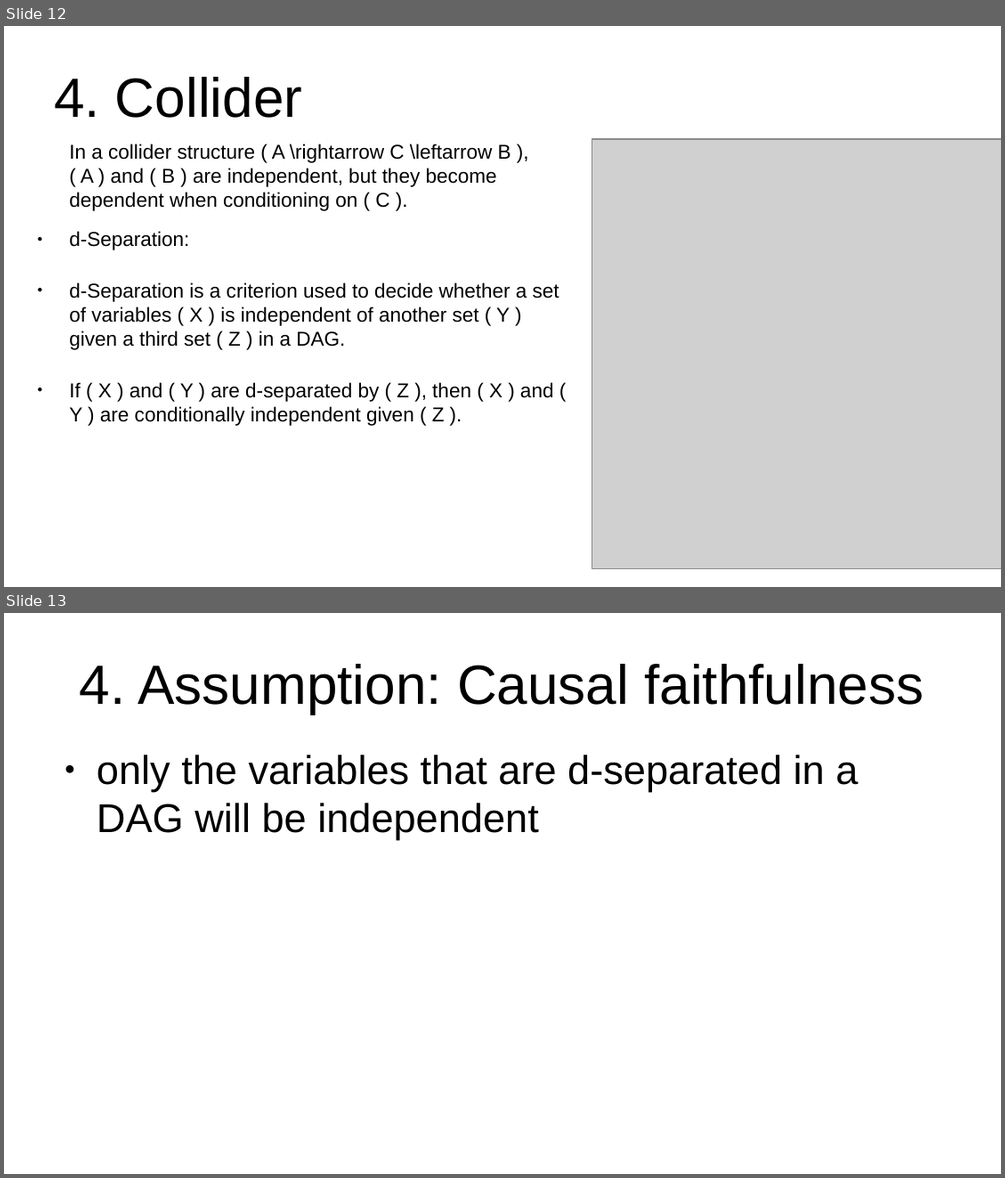
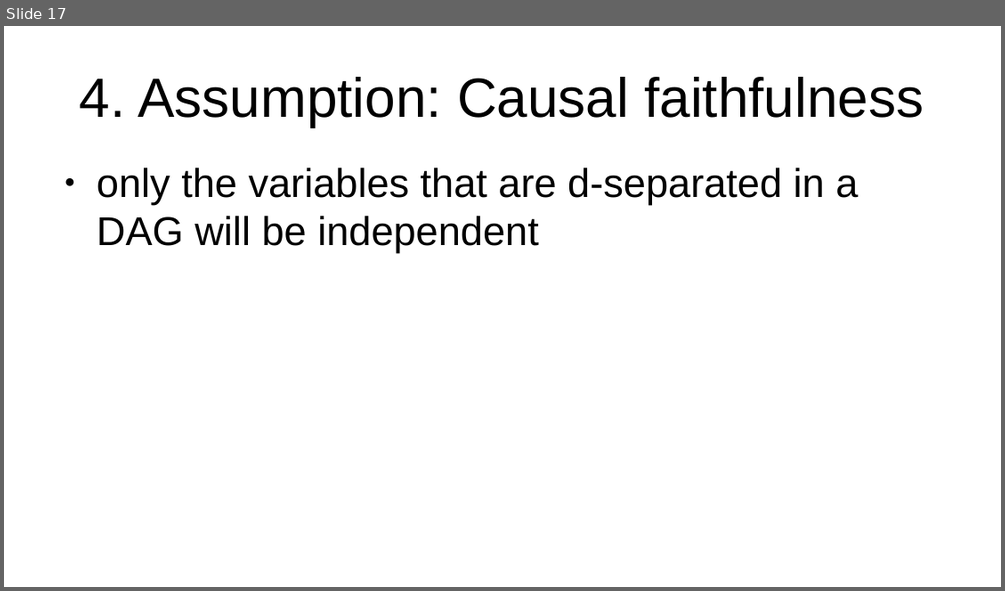
Before and after one commit to emoen/CausalityDiscoveryCrunchDAO, a slide deck: presentation/HIBRAIN_March_25.odp. Shown one above the other, each under a label of ours: slides 12 and 13 before the commit, slide 17 after it. The pictures are 1005x1178 and 1005x591 pixels, drawn with LibreOffice and Linux fonts; fonts in the diff are those of the drawing; grey boxes stand for pictures. Boxes give left, top, right and bottom in pixels: in the first picture for what was removed or moved away, otherwise in the second. Text is boxed around its words. In the diff, an @@ line names an element or a change of style, - is before the commit and + after.

```diff
--- a/presentation/HIBRAIN_March_25.odp
+++ b/presentation/HIBRAIN_March_25.odp
@@ slide 12 removed at <box>4,26,1001,587</box>, background #FFFFFF @@
@@ title removed at <box>54,77,302,118</box> @@
-4. Collider
@@ text removed at <box>69,143,559,426</box> @@
-In a collider structure ( A \rightarrow C \leftarrow B ), ( A ) and ( B ) are independent, but they become dependent when conditioning on ( C ).
-● d-Separation:
-● d-Separation is a criterion used to decide whether a set of variables ( X ) is independent of another set ( Y ) given a third set ( Z ) in a DAG.
-● If ( X ) and ( Y ) are d-separated by ( Z ), then ( X ) and ( Y ) are conditionally independent given ( Z ).
@@ picture removed at <box>592,139,1001,569</box> @@
@@ what was slide 13 is now slide 17 @@
```
Also in this commit, not shown: 6 slides changed, 7 slides added, 2 other slides removed.
